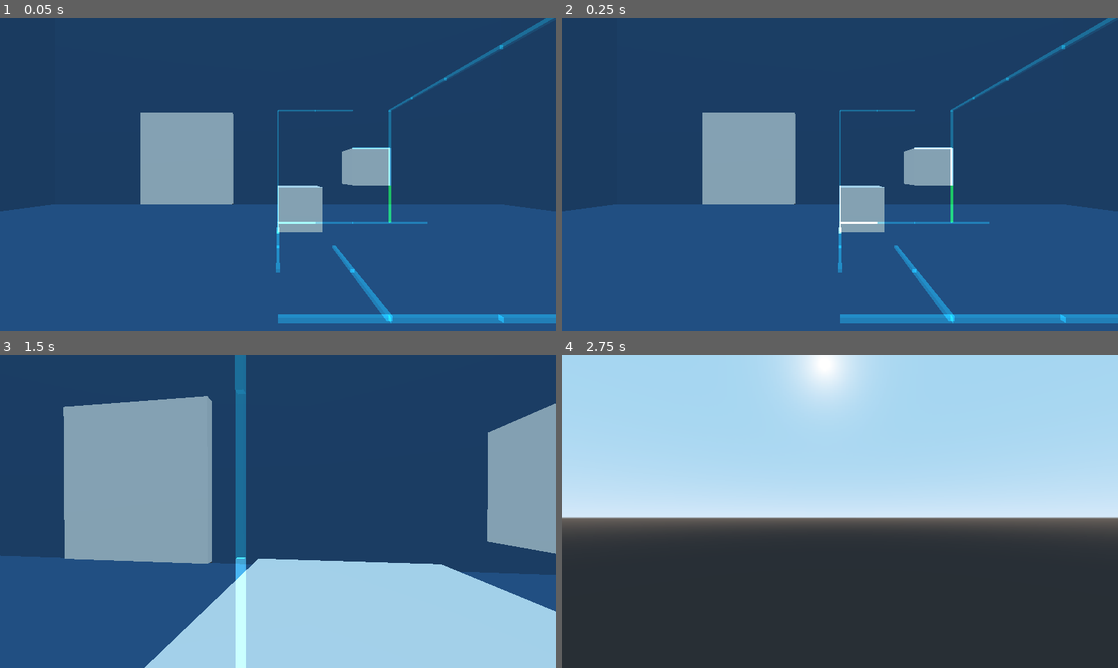
Above: before the commit, frames 1-4 (two rows, left to right).
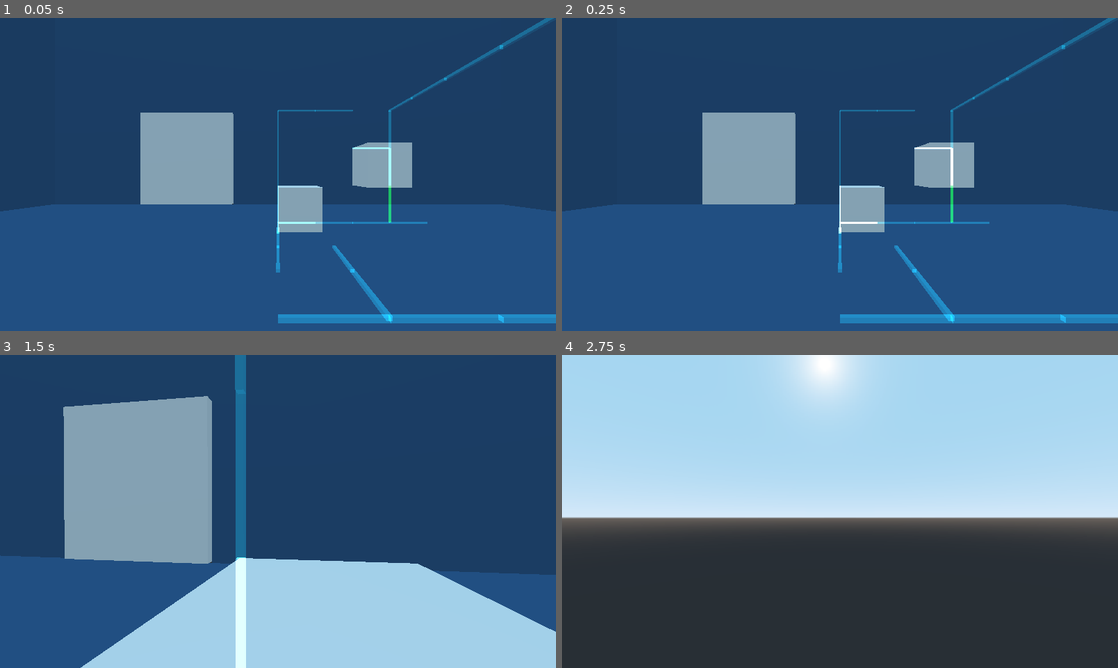
Above: after the commit, the same moments.

Repository: patrickgh3/rails
Game: Godot game, scene res://objects/World.tscn
Two runs of this game, one before a commit and one after it. Both use one fixed random seed, a clock stepped at 60 frames per second and the inputs below.
Inputs (mouse positions are in pixels of both pictures, inside the frame that each line leads up to):
- Up to frame 1 (0.05 s): no input
- Up to frame 2 (0.25 s): no input
- Up to frame 3 (1.5 s): tap Enter at 0.5 s; move the mouse to (305, 511) at 0.52 s; hold 1 0.53-1.28 s; hold Up (ui_up) from 0.53 s (still down); move the mouse to (250, 511) at 1.27 s; tap 2 at 1.35 s
- Up to frame 4 (2.75 s): keep holding Up (ui_up); move the mouse to (851, 505) at 2.02 s; hold 3 from 2.03 s (still down)

The runs differ from the first frame. In frame 1, 0.9% of the frame differs, in the area x 61-75%, y 39-55%; in frame 2, 0.9%; in frame 3, 8.8%, in the area x 14-100%, y 15-100%; in frame 4, nothing differs.

Commit message:
Add jank but functional box-to-box collisions

Diff:
--- a/rails/objects/Box.gd
+++ b/rails/objects/Box.gd
@@ -142,6 +142,13 @@
 		if a and b and c:
 			valid = true
 
+
+	# Check if we'd collide with another box, or ground
+	for box in world.boxes:
+		for area in $Area.get_overlapping_areas():
+			valid = false
+
+
 	return {"valid": valid, "rails": rails.keys()}
 
 
--- a/rails/objects/Box.tscn
+++ b/rails/objects/Box.tscn
@@ -1,8 +1,10 @@
-[gd_scene load_steps=3 format=2]
+[gd_scene load_steps=4 format=2]
 
 [ext_resource path="res://objects/Box.gd" type="Script" id=1]
 
 [sub_resource type="CubeMesh" id=1]
+
+[sub_resource type="BoxShape" id=2]
 
 [node name="Box" type="Spatial"]
 transform = Transform( 1, 0, 0, 0, 1, 0, 0, 0, 1, 0, 0, -6 )
@@ -12,3 +14,10 @@
 transform = Transform( 0.5, 0, 0, 0, 0.5, 0, 0, 0, 0.5, 0.5, 0.5, 0.5 )
 mesh = SubResource( 1 )
 material/0 = null
+
+[node name="Area" type="Area" parent="."]
+transform = Transform( 0.5, 0, 0, 0, 0.5, 0, 0, 0, 0.5, 0.5, 0.5, 0.5 )
+
+[node name="CollisionShape" type="CollisionShape" parent="Area"]
+transform = Transform( 0.9, 0, 0, 0, 0.9, 0, 0, 0, 0.9, 0, 0, 0 )
+shape = SubResource( 2 )
--- a/rails/objects/Ground.tscn
+++ b/rails/objects/Ground.tscn
@@ -40,6 +40,8 @@
 [sub_resource type="ShaderMaterial" id=4]
 shader = SubResource( 3 )
 
+[sub_resource type="BoxShape" id=5]
+
 [node name="Ground" type="Spatial"]
 transform = Transform( 1, 0, 0, 0, 1, 0, 0, 0, 1, 0, -1, 0 )
 __meta__ = {
@@ -49,3 +51,8 @@
 [node name="MeshInstance" type="MeshInstance" parent="."]
 mesh = SubResource( 1 )
 material/0 = SubResource( 4 )
+
+[node name="Area" type="Area" parent="."]
+
+[node name="CollisionShape" type="CollisionShape" parent="Area"]
+shape = SubResource( 5 )
--- a/rails/objects/Player.tscn
+++ b/rails/objects/Player.tscn
@@ -1,8 +1,10 @@
-[gd_scene load_steps=3 format=2]
+[gd_scene load_steps=4 format=2]
 
 [ext_resource path="res://objects/Player.gd" type="Script" id=1]
 
 [sub_resource type="CubeMesh" id=1]
+
+[sub_resource type="BoxShape" id=2]
 
 [node name="Player" type="Spatial"]
 transform = Transform( 1, 0, 0, 0, 1, 0, 0, 0, 1, 0, 1.29068, 0 )
@@ -16,3 +18,9 @@
 [node name="CamRoot" type="Spatial" parent="."]
 
 [node name="Camera" type="Camera" parent="CamRoot"]
+
+[node name="Area" type="Area" parent="."]
+
+[node name="CollisionShape" type="CollisionShape" parent="Area"]
+transform = Transform( 0.5, 0, 0, 0, 0.5, 0, 0, 0, 0.5, 0, 0, 0 )
+shape = SubResource( 2 )
--- a/rails/objects/World.gd
+++ b/rails/objects/World.gd
@@ -1,12 +1,15 @@
 extends Spatial
 
 var rails = Array()
+var boxes = Array()
 
 func _ready():
 	# Add all rails to rails array
 	for node in self.get_children():
 		if "Rail" in node.name:
 			rails.append(node)
+		if "Box" in node.name:
+			boxes.append(node)
 
 func ease_out_quad(x):
 	return 1 - (1 - x) * (1 - x)
--- a/rails/objects/World.tscn
+++ b/rails/objects/World.tscn
@@ -15,7 +15,7 @@
 [node name="Box" parent="." instance=ExtResource( 2 )]
 
 [node name="Box2" parent="." instance=ExtResource( 2 )]
-transform = Transform( 1, 0, 0, 0, 1, 0, 0, 0, 1, 2, 1, -7 )
+transform = Transform( 1, 0, 0, 0, 1, 0, 0, 0, 1, 2, 1, -6 )
 
 [node name="Rail2" parent="." instance=ExtResource( 3 )]
 transform = Transform( 1, 0, 0, 0, 1, 0, 0, 0, 1, 0, 0, -6 )
Not shown: 1 places in rails/objects/Ground.tscn that only renumber resources
